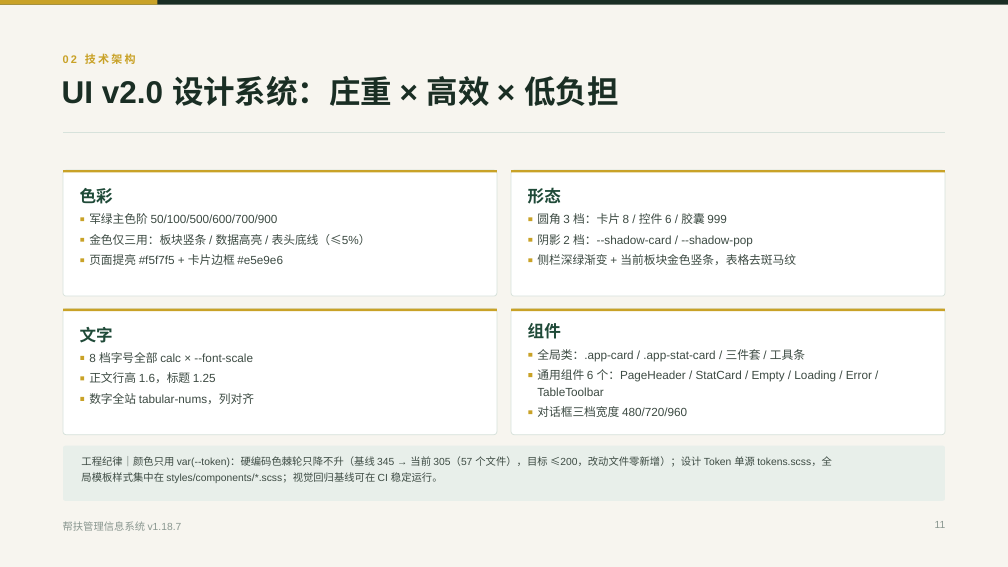
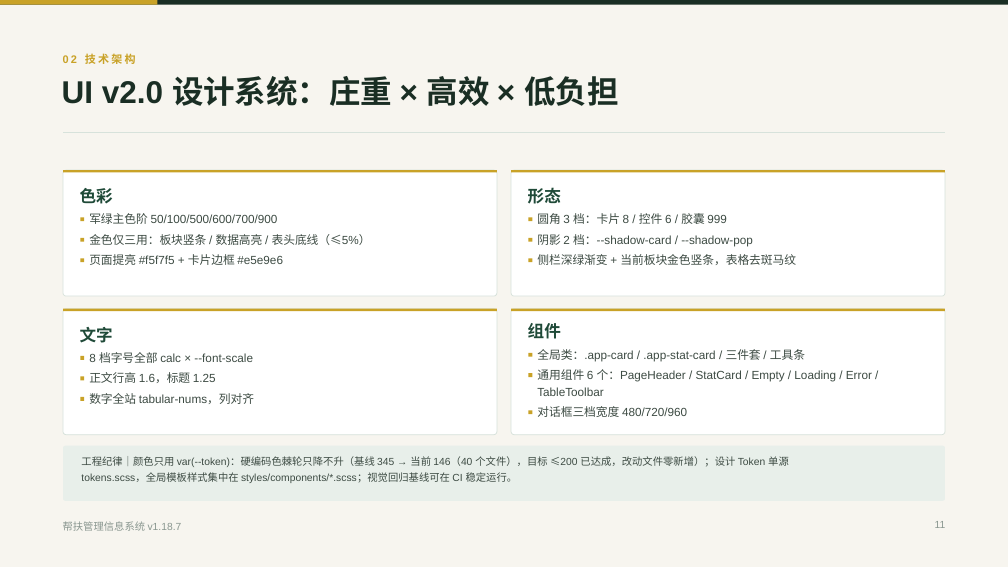
Before and after one commit to lzh745200/MRRS, a slide deck: slide 11 of docs/帮扶管理信息系统介绍.pptx. Drawn at 1008x567 pixels with LibreOffice and Linux fonts; fonts in the diff are those of the drawing. Boxes give left, top, right and bottom in pixels: in the first picture for what was removed or moved away, otherwise in the second. Text is boxed around its words. In the diff, an @@ line names an element or a change of style, - is before the commit and + after.

Commit message:
docs(ppt): 修正第 11 页硬编码色口径（305/57 文件 → 146/40 文件，目标 ≤200 已达成）

```diff
--- a/docs/帮扶管理信息系统介绍.pptx
+++ b/docs/帮扶管理信息系统介绍.pptx
@@ text at <box>81,472,518,483</box>: text changed @@
-局模板样式集中在 styles/components/*.scss；视觉回归基线可在 CI 稳定运行。
+tokens.scss，全局模板样式集中在 styles/components/*.scss；视觉回归基线可在 CI 稳定运行。
@@ text at <box>81,456,789,467</box>: text changed @@
-工程纪律｜颜色只用 var(--token)：硬编码色棘轮只降不升（基线 345 → 当前 305（57 个文件），目标 ≤200，改动文件零新增）；设计 Token 单源 tokens.scss，全
+工程纪律｜颜色只用 var(--token)：硬编码色棘轮只降不升（基线 345 → 当前 146（40 个文件），目标 ≤200 已达成，改动文件零新增）；设计 Token 单源
```
